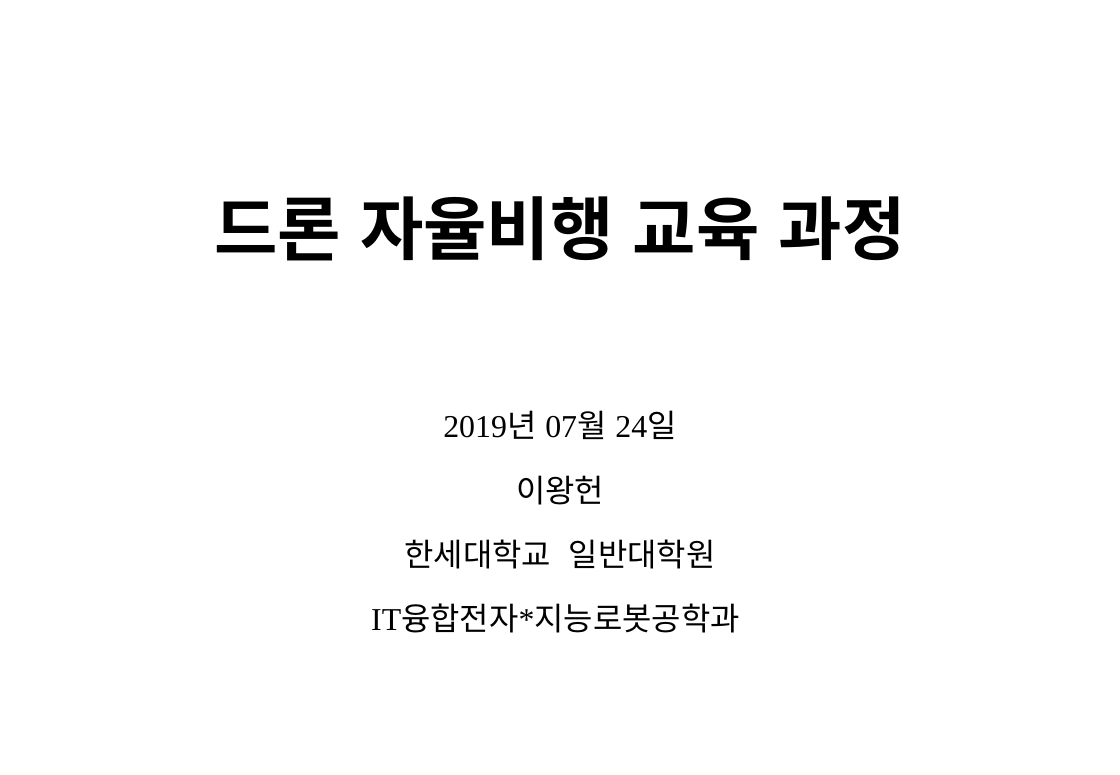
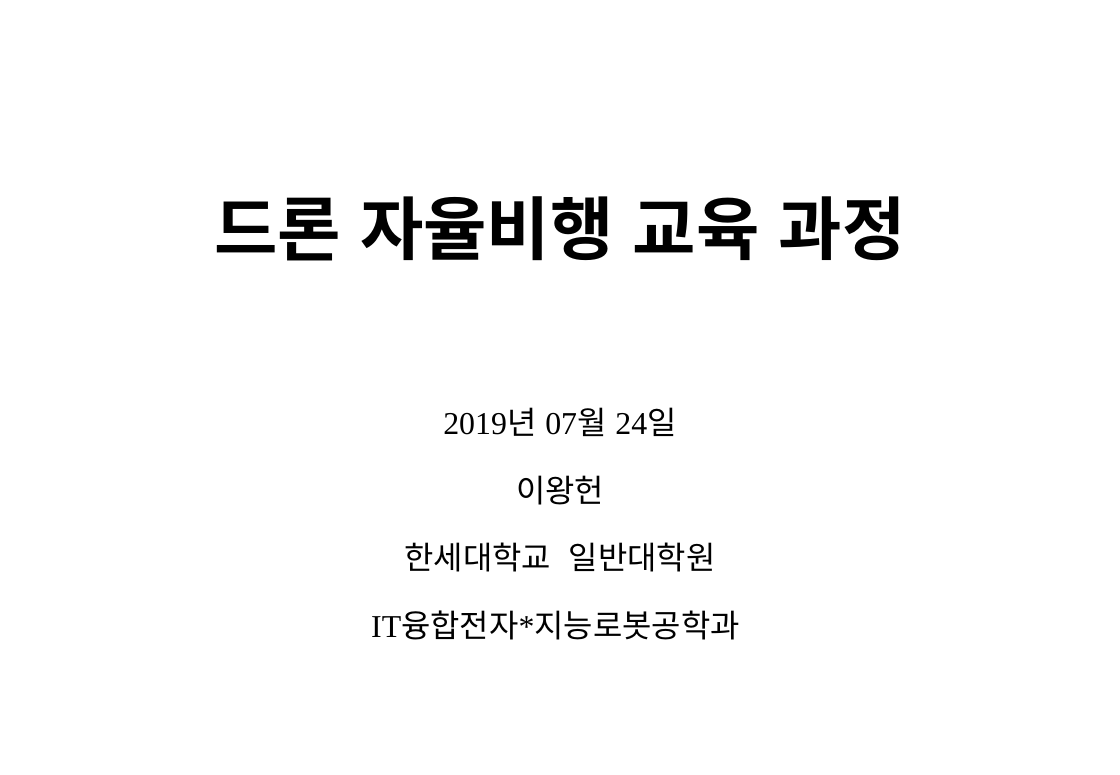
Before and after one commit to sunabove/drone_mentoring, a slide deck: slide 1 of 200 참고 자료/300 안양창조산업센터 홍보 자료.pptx. Drawn at 1120x775 pixels with LibreOffice and Linux fonts; fonts in the diff are those of the drawing. Boxes give left, top, right and bottom in pixels: in the first picture for what was removed or moved away, otherwise in the second. Text is boxed around its words. In the diff, an @@ line names an element or a change of style, - is before the commit and + after.

```diff
--- a/200 참고 자료/300 안양창조산업센터 홍보 자료.pptx
+++ b/200 참고 자료/300 안양창조산업센터 홍보 자료.pptx
@@ subtitle "2019년 07월 24일" at (371, 409, 739, 640): line spacing 1.3 to 1.4 @@
```
Also in this commit, not shown: 6 other slides changed, 1 slide added.
